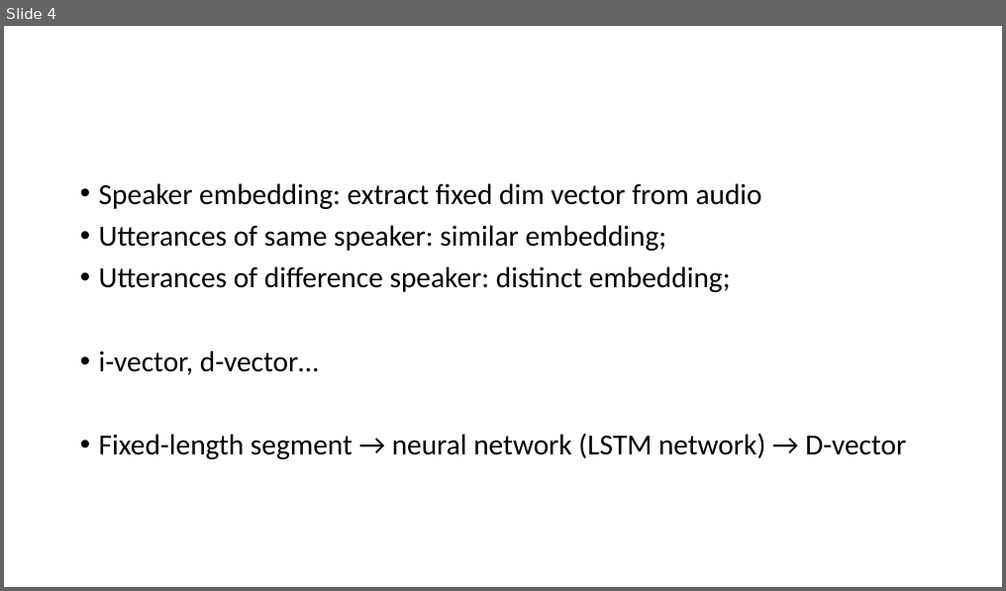
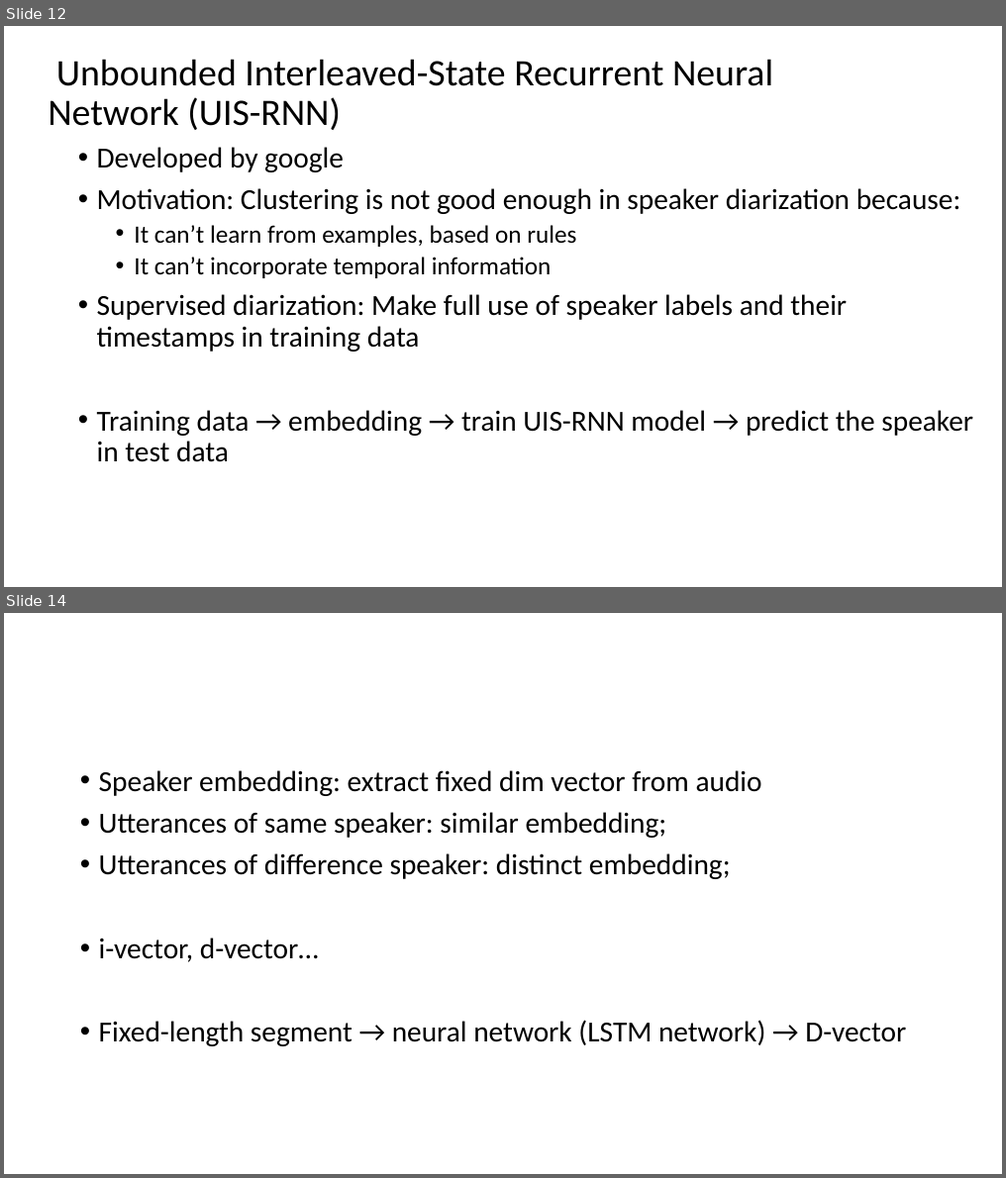
Before and after one commit to henryph/vba_project, a slide deck: speaker diarization.pptx. Shown one above the other, each under a label of ours: slide 4 before the commit, slides 12 and 14 after it; the slides between them are not shown. The pictures are 1006x591 and 1006x1178 pixels, drawn with LibreOffice and Linux fonts; fonts in the diff are those of the drawing. Boxes give left, top, right and bottom in pixels: in the first picture for what was removed or moved away, otherwise in the second. Text is boxed around its words. In the diff, an @@ line names an element or a change of style, - is before the commit and + after.

```diff
--- a/speaker diarization.pptx
+++ b/speaker diarization.pptx
@@ slide 12 added at <box>4,26,1002,587</box>, background #FFFFFF @@
@@ title added at <box>48,59,773,130</box>, 36 pt, text #000000 @@
+Unbounded Interleaved-State Recurrent Neural Network (UIS-RNN)
@@ text added at <box>97,147,973,463</box>, 28 pt, text #000000 @@
+• Developed by google
+• Motivation: Clustering is not good enough in speaker diarization because:
+  • It can’t learn from examples, based on rules
+  • It can’t incorporate temporal information
+• Supervised diarization: Make full use of speaker labels and their timestamps in training data
+• Training data → embedding → train UIS-RNN model → predict the speaker in test data
@@ what was slide 4 is now slide 14 @@
```
Also in this commit, not shown: 4 slides changed, 7 other slides added, 3 other files.
